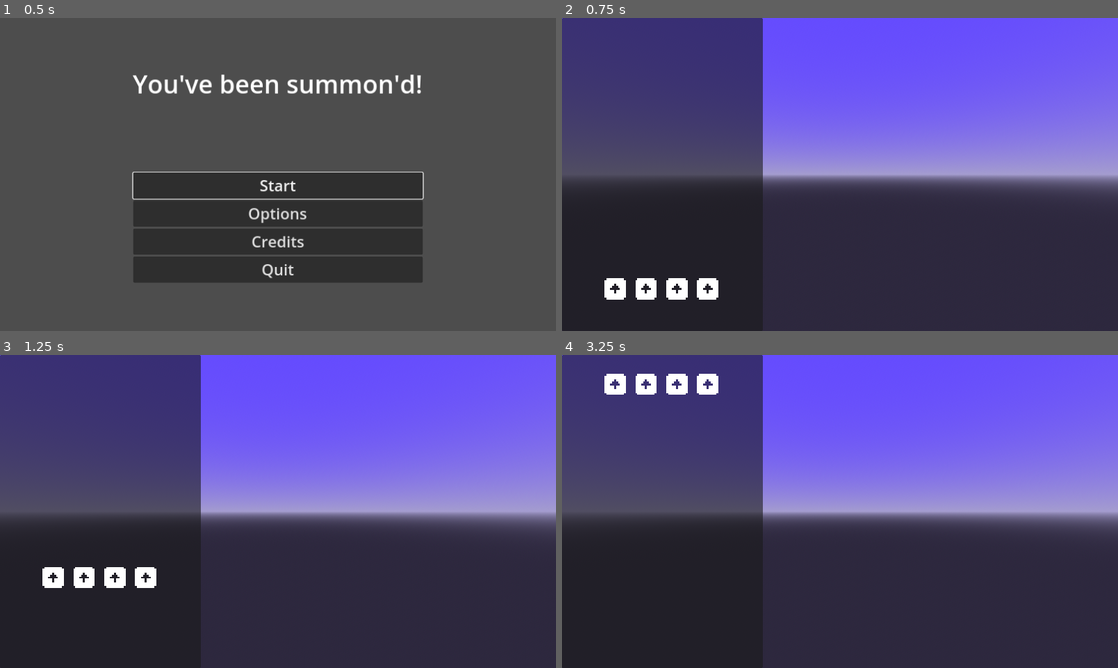
Above: before the commit, frames 1-4 (two rows, left to right).
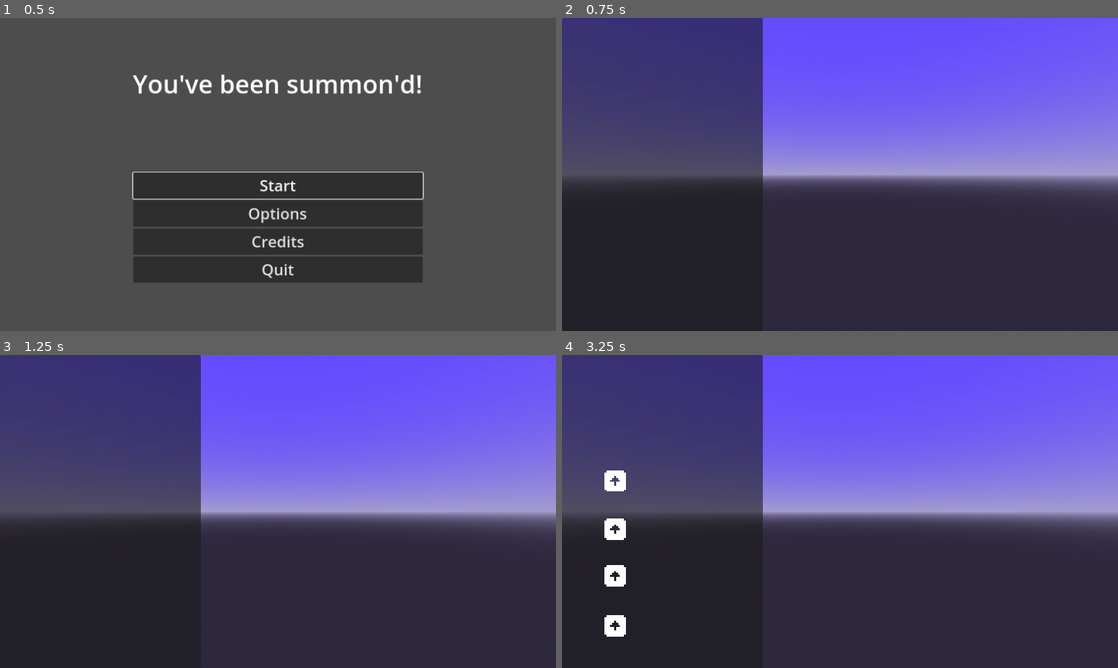
Above: after the commit, the same moments.

Repository: Yngwarr/ludum-dare-55
Game: Godot game, scene res://scenes/MainMenu.tscn
Two runs of this game, one before a commit and one after it. Both use one fixed random seed, a clock stepped at 60 frames per second and the inputs below. The engine's default icon, where the game draws it, is replaced by a stand-in: a white triangle on a blue panel in a dark square.
Inputs:
- Up to frame 1 (0.5 s): no input
- Up to frame 2 (0.75 s): click "Start" at 0.5 s
- Up to frame 3 (1.25 s): no input
- Up to frame 4 (3.25 s): no input

Frame 1 is identical in both runs. In frame 2, 0.9% of the frame differs, in the area x 7-29%, y 83-90%; in frame 3, 0.9%; in frame 4, 1.8%, in the area x 7-29%, y 6-90%.

Commit message:
well, music!

Diff:
--- a/scenes/Game.tscn
+++ b/scenes/Game.tscn
@@ -7,6 +7,7 @@
 [ext_resource type="Script" path="res://src/UI/PauseMenu.gd" id="2_xdcds"]
 [ext_resource type="PackedScene" uid="uid://dp02anwflcyv8" path="res://scenes/OptionsWindow.tscn" id="3_j5m3f"]
 [ext_resource type="Shader" path="res://shaders/blur.gdshader" id="3_tg1ur"]
+[ext_resource type="AudioStream" uid="uid://6dcm2cmkhdu3" path="res://sfx/music.ogg" id="4_t0smp"]
 [ext_resource type="Script" path="res://src/UI/ShowPopupButton.gd" id="5_k0seo"]
 [ext_resource type="Script" path="res://src/UI/ChangeSceneButton.gd" id="6_2c0ui"]
 [ext_resource type="Script" path="res://src/Pause.gd" id="8_cpxey"]
@@ -46,6 +47,13 @@
 spawn_points = [NodePath("../HUD/Panel/Spawn"), NodePath("../HUD/Panel/Spawn2"), NodePath("../HUD/Panel/Spawn3"), NodePath("../HUD/Panel/Spawn4")]
 prompt_container = NodePath("../HUD/Panel")
 prompt_scene = ExtResource("2_mk5hc")
+song_path = "res://songs/song.json"
+
+[node name="StartTimer" type="Timer" parent="MelodyController"]
+one_shot = true
+
+[node name="Music" type="AudioStreamPlayer" parent="MelodyController"]
+stream = ExtResource("4_t0smp")
 
 [node name="HUD" type="CanvasLayer" parent="."]
 
--- a/scenes/Prompt.tscn
+++ b/scenes/Prompt.tscn
@@ -1,7 +1,10 @@
-[gd_scene load_steps=3 format=3 uid="uid://dqxmx546o8wko"]
+[gd_scene load_steps=4 format=3 uid="uid://dqxmx546o8wko"]
 
 [ext_resource type="Texture2D" uid="uid://cbojivyq5kgh2" path="res://img/arrow_up.png" id="1_d0i5s"]
 [ext_resource type="Script" path="res://src/Prompt.gd" id="1_h5f3l"]
+
+[sub_resource type="CircleShape2D" id="CircleShape2D_ivig6"]
+radius = 22.0
 
 [node name="Prompt" type="Node2D"]
 script = ExtResource("1_h5f3l")
@@ -10,3 +13,8 @@
 texture_filter = 1
 scale = Vector2(4, 4)
 texture = ExtResource("1_d0i5s")
+
+[node name="Area2D" type="Area2D" parent="."]
+
+[node name="CollisionShape2D" type="CollisionShape2D" parent="Area2D"]
+shape = SubResource("CircleShape2D_ivig6")
--- /dev/null
+++ b/songs/song.json
@@ -0,0 +1,71 @@
+{
+  "header": {
+    "keySignatures": [],
+    "meta": [],
+    "name": "",
+    "ppq": 960,
+    "tempos": [],
+    "timeSignatures": []
+  },
+  "tracks": [
+    {
+      "channel": 0,
+      "controlChanges": {
+        "123": [
+          {
+            "number": 123,
+            "ticks": 3840,
+            "time": 2,
+            "value": 0
+          }
+        ]
+      },
+      "pitchBends": [],
+      "instrument": {
+        "family": "piano",
+        "number": 0,
+        "name": "acoustic grand piano"
+      },
+      "name": "",
+      "notes": [
+        {
+          "duration": 0.125,
+          "durationTicks": 240,
+          "midi": 50,
+          "name": "D3",
+          "ticks": 0,
+          "time": 0,
+          "velocity": 0.7559055118110236
+        },
+        {
+          "duration": 0.125,
+          "durationTicks": 240,
+          "midi": 50,
+          "name": "D3",
+          "ticks": 960,
+          "time": 0.5,
+          "velocity": 0.7559055118110236
+        },
+        {
+          "duration": 0.125,
+          "durationTicks": 240,
+          "midi": 50,
+          "name": "D3",
+          "ticks": 1920,
+          "time": 1,
+          "velocity": 0.7559055118110236
+        },
+        {
+          "duration": 0.125,
+          "durationTicks": 240,
+          "midi": 50,
+          "name": "D3",
+          "ticks": 2880,
+          "time": 1.5,
+          "velocity": 0.7559055118110236
+        }
+      ],
+      "endOfTrackTicks": 3840
+    }
+  ]
+}
--- a/src/MelodyController.gd
+++ b/src/MelodyController.gd
@@ -4,9 +4,48 @@
 @export var spawn_points: Array[Node2D]
 @export var prompt_container: Control
 @export var prompt_scene: PackedScene
+@export_file("*.json") var song_path: String
+
+@onready var start_timer: Timer = $StartTimer
+@onready var music: AudioStreamPlayer = $Music
+
+var running := false
+var progress: float = 0
+var cursor: int = 0
+var notes
 
 func _ready() -> void:
-    for spawn in spawn_points:
-        var prompt = prompt_scene.instantiate()
-        prompt.position = spawn.position
-        prompt_container.add_child(prompt)
+    notes = prepare_song(song_path)
+    start_timer.timeout.connect(play)
+    start_timer.start()
+
+func prepare_song(path: String) -> Variant:
+    var file := FileAccess.open(path, FileAccess.READ)
+    var content := file.get_as_text()
+    var json = JSON.parse_string(content)
+
+    return json["tracks"][0]["notes"]
+
+func play() -> void:
+    music.play()
+    running = true
+
+func _physics_process(delta: float) -> void:
+    if !running:
+        return
+
+    progress += delta
+
+    if cursor >= len(notes):
+        return
+
+    if progress < notes[cursor]["time"]:
+        return
+
+    cursor += 1
+    spawn_prompt(0)
+
+func spawn_prompt(idx: int) -> void:
+    var prompt = prompt_scene.instantiate()
+    prompt.position = spawn_points[idx].position
+    prompt_container.add_child(prompt)
--- a/src/Prompt.gd
+++ b/src/Prompt.gd
@@ -2,7 +2,7 @@
 extends Node2D
 
 func _ready() -> void:
-    pass
+    add_to_group(&"prompt")
 
 func _process(delta: float) -> void:
     if !visible:
Not shown: 1 places in scenes/Game.tscn that only renumber resources
Not shown, removed: sfx/bass.wav.import
Not shown, removed: sfx/drum.wav.import
Not shown, added: sfx/music.ogg.import
Not shown, removed: sfx/bass.wav
Not shown, removed: sfx/drum.wav
Not shown, added: sfx/music.ogg
